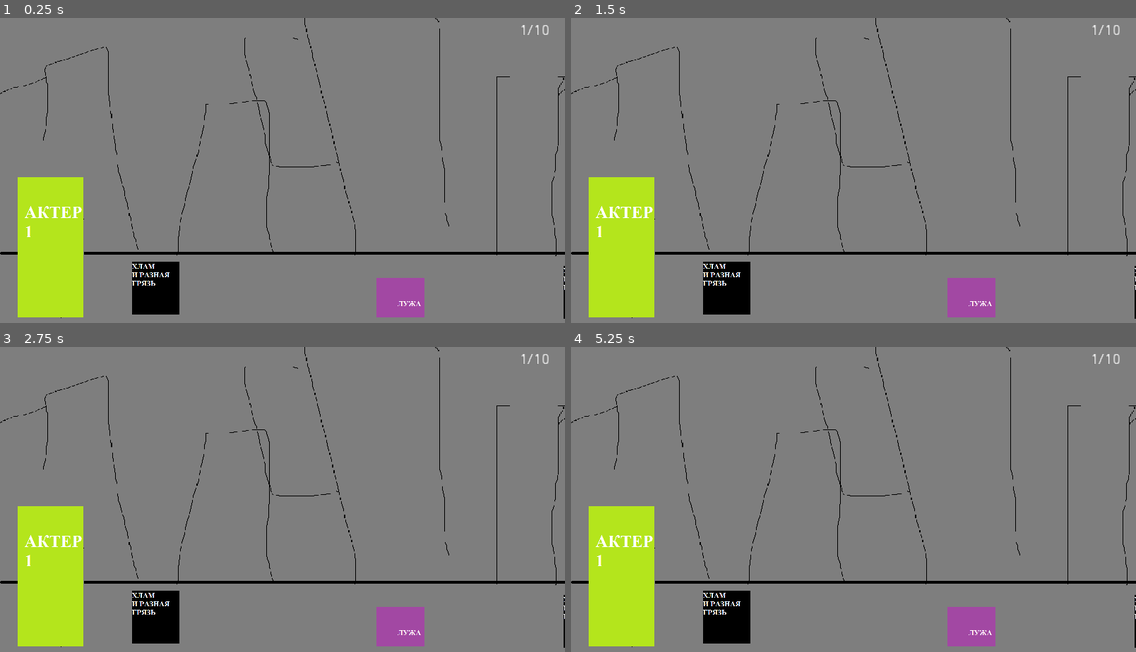
Above: before the commit, frames 1-4 (two rows, left to right).
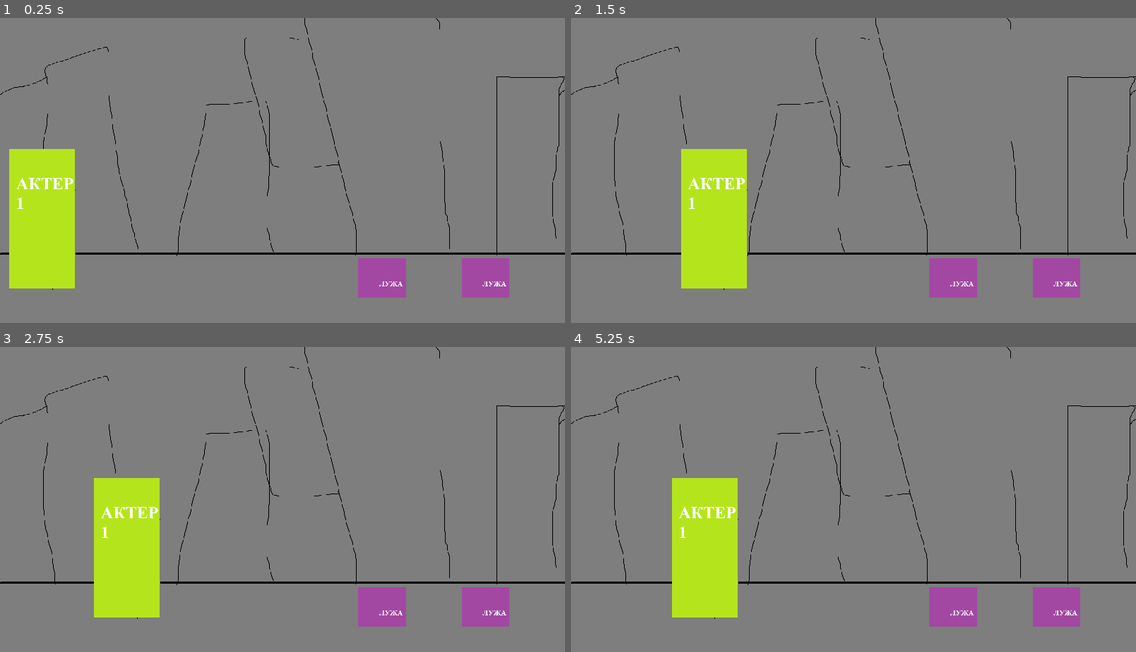
Above: after the commit, the same moments.

Repository: Miracle-Frontier/Horny
Game: Godot game, scene res://cleaner/world/world.tscn
The game is run twice, just before and just after one commit, with the same random seed, the same clock (stepped at 60 frames per second) and the same inputs. Before the commit the project starts from res://Main.tscn.
Inputs (mouse positions are in pixels of both pictures, inside the frame that each line leads up to):
- Up to frame 1 (0.25 s): no input
- Up to frame 2 (1.5 s): tap Enter at 0.5 s; move the mouse to (825, 240) at 0.52 s; hold Right (ui_right) from 0.53 s (still down); click (825, 240) at 0.67 s; move the mouse to (1023, 225) at 1.27 s; click (1023, 225) at 1.42 s
- Up to frame 3 (2.75 s): move the mouse to (113, 456) at 2.02 s; release Right (ui_right) at 2.03 s; hold Left (ui_left) from 2.03 s (still down); click (113, 456) at 2.17 s
- Up to frame 4 (5.25 s): move the mouse to (881, 505) at 2.77 s; click (881, 505) at 2.92 s; move the mouse to (768, 426) at 3.52 s; click (768, 426) at 3.67 s; tap Space at 4.25 s; move the mouse to (977, 490) at 4.27 s; release Left (ui_left) at 4.28 s; hold Right (ui_right) from 4.28 s (still down); click (977, 490) at 4.42 s; move the mouse to (740, 520) at 5.02 s; click (740, 520) at 5.17 s

The runs differ from the first frame. In frame 1, 8.6% of the frame differs, in the area x 0-100%, y 0-99%; in frame 2, 15%; in frame 3, 15%; in frame 4, 15%.

Commit message:
hero men

Diff:
--- /dev/null
+++ b/cleaner/broom/broom.gd
@@ -0,0 +1,65 @@
+extends Sprite
+
+const TWEEN_DURATION: float = 0.4
+
+enum State { IDLE =1,  CLEARING = 2}
+
+var order:Array = []
+var current_state = State.IDLE
+var current_garbage:Node2D
+var start_position:Vector2
+
+func _ready() -> void:
+	start_position = global_position
+	modulate.a = 0.0
+
+
+func clear(garbage: Node2D):
+	if is_in_order(garbage): return
+	order.append(garbage)
+
+
+func is_in_order(garbage: Node2D) -> bool:
+	for current in order:
+		if current == garbage: return true
+	return false
+
+
+func _physics_process(delta: float) -> void:
+	if current_state == State.IDLE and not order.empty():
+		current_state = State.CLEARING
+		var last_index:int  = order.size() - 1
+		var current_garbage:Node2D = order[last_index]
+		order.remove(last_index)
+		handle_clear(current_garbage)
+
+
+func handle_clear(garbage: Node2D) -> void:
+	current_garbage = garbage
+	twin_show()
+	global_position = garbage.global_position
+	$AnimationPlayer.play("clear")
+
+
+func cleared() -> void:
+	$AnimationPlayer.play("RESET")
+	if not current_garbage == null:
+		current_garbage.queue_free()
+		current_garbage = null
+	current_state = State.IDLE
+	yield(twin_hide(), "finished")
+	global_position = global_position
+
+
+func twin_show(duration: float = TWEEN_DURATION) -> SceneTreeTween:
+	var tween:SceneTreeTween = create_tween()
+	tween.set_trans(Tween.TRANS_CUBIC)
+	tween.tween_property(self, "modulate:a", 1.0, duration)
+	return tween
+
+
+func twin_hide(duration: float = TWEEN_DURATION) -> SceneTreeTween:
+	var tween:SceneTreeTween = create_tween()
+	tween.set_trans(Tween.TRANS_CUBIC)
+	tween.tween_property(self, "modulate:a", 0.0, duration)
+	return tween
--- /dev/null
+++ b/cleaner/broom/broom.tscn
@@ -0,0 +1,72 @@
+[gd_scene load_steps=5 format=2]
+
+[ext_resource path="res://assets/broom.png" type="Texture" id=1]
+[ext_resource path="res://cleaner/broom/broom.gd" type="Script" id=2]
+
+[sub_resource type="Animation" id=1]
+length = 0.001
+tracks/0/type = "value"
+tracks/0/path = NodePath(".:rotation_degrees")
+tracks/0/interp = 1
+tracks/0/loop_wrap = true
+tracks/0/imported = false
+tracks/0/enabled = true
+tracks/0/keys = {
+"times": PoolRealArray( 0 ),
+"transitions": PoolRealArray( 1 ),
+"update": 0,
+"values": [ 0.0 ]
+}
+tracks/1/type = "value"
+tracks/1/path = NodePath(".:position")
+tracks/1/interp = 1
+tracks/1/loop_wrap = true
+tracks/1/imported = false
+tracks/1/enabled = true
+tracks/1/keys = {
+"times": PoolRealArray( 0 ),
+"transitions": PoolRealArray( 1 ),
+"update": 0,
+"values": [ Vector2( 0, 0 ) ]
+}
+
+[sub_resource type="Animation" id=2]
+resource_name = "clear"
+length = 0.5
+tracks/0/type = "value"
+tracks/0/path = NodePath(".:rotation_degrees")
+tracks/0/interp = 1
+tracks/0/loop_wrap = true
+tracks/0/imported = false
+tracks/0/enabled = true
+tracks/0/keys = {
+"times": PoolRealArray( 0, 0.1, 0.2, 0.3, 0.4, 0.5 ),
+"transitions": PoolRealArray( 1, 1, 1, 1, 1, 1 ),
+"update": 0,
+"values": [ 12.6073, -15.892, 17.5333, -17.9639, 16.065, -24.3001 ]
+}
+tracks/1/type = "method"
+tracks/1/path = NodePath(".")
+tracks/1/interp = 1
+tracks/1/loop_wrap = true
+tracks/1/imported = false
+tracks/1/enabled = true
+tracks/1/keys = {
+"times": PoolRealArray( 0.5 ),
+"transitions": PoolRealArray( 1 ),
+"values": [ {
+"args": [  ],
+"method": "cleared"
+} ]
+}
+
+[node name="Broom" type="Sprite"]
+z_index = 1
+texture = ExtResource( 1 )
+offset = Vector2( 0, 60 )
+script = ExtResource( 2 )
+
+[node name="AnimationPlayer" type="AnimationPlayer" parent="."]
+autoplay = "RESET"
+anims/RESET = SubResource( 1 )
+anims/clear = SubResource( 2 )
--- /dev/null
+++ b/cleaner/city/city.gd
@@ -0,0 +1,76 @@
+extends Node2D
+
+const min_distance:float = 250.0
+export var garbage_count:int = 2
+onready var garbage_provider:Node = $GarbageProvider
+onready var bound_min:Position2D = $SpawnBound/Min
+onready var bound_max:Position2D = $SpawnBound/Max
+onready var player:KinematicBody2D = $Player
+onready var broom:Node2D = $Broom
+
+func _ready() -> void:
+	randomize()
+	set_player_to_random_position()
+	var garbages:Array = create_garbages()
+	put_garbages_to_random_positions(garbages)
+
+
+func set_player_to_random_position() -> void:
+	var position:Vector2 = player.global_position
+	position.x = get_random_x_position()
+	player.global_position = position
+
+
+func create_garbages() -> Array:
+	var garbages:Array = []
+
+	for i in garbage_count:
+		var garbage:Node2D = garbage_provider.get_random_garbage();
+		garbage.connect("need_clear", self, "clear_garbage")
+		garbage.position.y = bound_min.global_position.y
+		garbages.append(garbage)
+
+	return garbages
+
+func clear_garbage(garbage: Node2D) -> void:
+	print("Clear garbage!")
+	garbage.set_blocked()
+	broom.clear(garbage)
+
+
+func put_garbages_to_random_positions(garbages: Array) -> void:
+	for garbage in garbages:
+		 put_garbages_to_random_position(garbage)
+
+
+
+func put_garbages_to_random_position(garbage: Node2D) -> void:
+	var player_x_pos = player.global_position.x
+
+	while true:
+		var pos_x:float = get_random_x_position()
+		if abs(player_x_pos - pos_x) > min_distance:
+			garbage.position.x = pos_x
+			break
+
+	call_deferred("add_child", garbage)
+
+
+func normalize_x_position(position_x: float) -> float:
+	var bound:Vector2 = get_spawn_bound();
+	return normalize_value(position_x, bound.x, bound.y)
+
+
+func normalize_value(value:float, rangeStart:float, rangeEnd:float) -> float:
+	return (value - rangeStart) / (rangeEnd - rangeStart);
+
+
+func get_random_x_position() -> float:
+	var bound:Vector2 = get_spawn_bound();
+	return rand_range(bound.x, bound.y);
+
+# мне не нравится использовать тут вектор
+func get_spawn_bound() -> Vector2:
+	var min_x:float  = bound_min.global_position.x
+	var max_x:float = bound_max.global_position.x
+	return Vector2(min_x, max_x)
--- /dev/null
+++ b/cleaner/city/city.tscn
@@ -0,0 +1,63 @@
+[gd_scene load_steps=12 format=2]
+
+[ext_resource path="res://DvornikScene/city.png" type="Texture" id=1]
+[ext_resource path="res://cleaner/player/player.tscn" type="PackedScene" id=2]
+[ext_resource path="res://cleaner/garbage/garbage_provider.tscn" type="PackedScene" id=3]
+[ext_resource path="res://cleaner/city/city.gd" type="Script" id=4]
+[ext_resource path="res://cleaner/garbage/scrub.tscn" type="PackedScene" id=5]
+[ext_resource path="res://cleaner/garbage/puddle.tscn" type="PackedScene" id=6]
+[ext_resource path="res://cleaner/broom/broom.tscn" type="PackedScene" id=7]
+
+[sub_resource type="RectangleShape2D" id=1]
+extents = Vector2( 38, 410 )
+
+[sub_resource type="RectangleShape2D" id=2]
+extents = Vector2( 44.875, 408.5 )
+
+[sub_resource type="RectangleShape2D" id=3]
+extents = Vector2( 801.5, 87.5 )
+
+[sub_resource type="RectangleShape2D" id=4]
+extents = Vector2( 802.5, 26.5 )
+
+[node name="City" type="Node2D"]
+script = ExtResource( 4 )
+
+[node name="Sprite" type="Sprite" parent="."]
+position = Vector2( 800.5, 450.5 )
+scale = Vector2( 0.999375, 1.00111 )
+texture = ExtResource( 1 )
+
+[node name="StaticBody2D" type="StaticBody2D" parent="."]
+
+[node name="CollisionShape2D" type="CollisionShape2D" parent="StaticBody2D"]
+position = Vector2( -38, 410 )
+shape = SubResource( 1 )
+
+[node name="CollisionShape2D5" type="CollisionShape2D" parent="StaticBody2D"]
+position = Vector2( 1647.12, 393 )
+shape = SubResource( 2 )
+
+[node name="CollisionShape2D3" type="CollisionShape2D" parent="StaticBody2D"]
+position = Vector2( 800, 859 )
+shape = SubResource( 3 )
+
+[node name="CollisionShape2D4" type="CollisionShape2D" parent="StaticBody2D"]
+position = Vector2( 800.5, -28 )
+shape = SubResource( 4 )
+
+[node name="Player" parent="." instance=ExtResource( 2 )]
+position = Vector2( 275, 415 )
+
+[node name="GarbageProvider" parent="." instance=ExtResource( 3 )]
+garbages = [ ExtResource( 6 ), ExtResource( 5 ) ]
+
+[node name="SpawnBound" type="Node2D" parent="."]
+
+[node name="Min" type="Position2D" parent="SpawnBound"]
+position = Vector2( 55, 737 )
+
+[node name="Max" type="Position2D" parent="SpawnBound"]
+position = Vector2( 1521, 732 )
+
+[node name="Broom" parent="." instance=ExtResource( 7 )]
--- /dev/null
+++ b/cleaner/garbage/garbage.gd
@@ -0,0 +1,38 @@
+extends KinematicBody2D
+
+const LEFT_MOUSE:int = 1;
+signal need_clear
+onready var mouse_icon = $TextureRect
+var blocked:bool = false
+var active:bool = false
+
+func _ready() -> void:
+	pass
+
+
+func _on_Area2D_body_entered(body: Node) -> void:
+	if blocked: return
+	var tween:SceneTreeTween = create_tween()
+	tween.set_trans(Tween.TRANS_CUBIC)
+	tween.tween_property(mouse_icon, "modulate:a", 1.0, 0.5)
+	yield(tween, "finished")
+	active = true
+
+
+func _on_Area2D_body_exited(body: Node) -> void:
+	if blocked: return
+	active = false
+	var tween:SceneTreeTween = create_tween()
+	tween.set_trans(Tween.TRANS_CUBIC)
+	tween.tween_property(mouse_icon, "modulate:a", 0.0, 0.5)
+
+
+func _on_TextureRect_gui_input(event: InputEvent) -> void:
+	if blocked or not active: return
+	if event is InputEventMouseButton:
+		if event.is_pressed() and event.get_button_index() == LEFT_MOUSE:
+			emit_signal("need_clear", self)
+
+
+func set_blocked():
+	blocked = true
--- /dev/null
+++ b/cleaner/garbage/garbage.tscn
@@ -0,0 +1,39 @@
+[gd_scene load_steps=5 format=2]
+
+[ext_resource path="res://cleaner/garbage/garbage.gd" type="Script" id=2]
+[ext_resource path="res://assets/mouse.png" type="Texture" id=3]
+
+[sub_resource type="RectangleShape2D" id=1]
+extents = Vector2( 67, 68 )
+
+[sub_resource type="CapsuleShape2D" id=2]
+radius = 60.0
+height = 284.0
+
+[node name="Garbage" type="KinematicBody2D"]
+script = ExtResource( 2 )
+
+[node name="CollisionShape2D" type="CollisionShape2D" parent="."]
+position = Vector2( -2, -2 )
+shape = SubResource( 1 )
+
+[node name="Area2D" type="Area2D" parent="."]
+collision_layer = 2
+collision_mask = 2
+
+[node name="CollisionShape2D" type="CollisionShape2D" parent="Area2D"]
+rotation = -1.5708
+shape = SubResource( 2 )
+
+[node name="TextureRect" type="TextureRect" parent="."]
+modulate = Color( 1, 1, 1, 0 )
+margin_left = -54.0
+margin_top = -225.0
+margin_right = 158.0
+margin_bottom = 12.0
+rect_scale = Vector2( 0.5, 0.5 )
+texture = ExtResource( 3 )
+
+[connection signal="body_entered" from="Area2D" to="." method="_on_Area2D_body_entered"]
+[connection signal="body_exited" from="Area2D" to="." method="_on_Area2D_body_exited"]
+[connection signal="gui_input" from="TextureRect" to="." method="_on_TextureRect_gui_input"]
--- /dev/null
+++ b/cleaner/garbage/garbage_provider.gd
@@ -0,0 +1,9 @@
+extends Node
+
+
+export(Array, PackedScene) var garbages = []
+
+
+func get_random_garbage() -> Node2D:
+	var garbage = garbages[randi() % garbages.size()].instance()
+	return garbage
--- /dev/null
+++ b/cleaner/garbage/garbage_provider.tscn
@@ -0,0 +1,6 @@
+[gd_scene load_steps=2 format=2]
+
+[ext_resource path="res://cleaner/garbage/garbage_provider.gd" type="Script" id=1]
+
+[node name="GarbageProvider" type="Node"]
+script = ExtResource( 1 )
--- /dev/null
+++ b/cleaner/garbage/puddle.tscn
@@ -0,0 +1,9 @@
+[gd_scene load_steps=3 format=2]
+
+[ext_resource path="res://assets/puddle.png" type="Texture" id=1]
+[ext_resource path="res://cleaner/garbage/garbage.tscn" type="PackedScene" id=2]
+
+[node name="Garbage" instance=ExtResource( 2 )]
+
+[node name="Sprite" type="Sprite" parent="." index="3"]
+texture = ExtResource( 1 )
--- /dev/null
+++ b/cleaner/garbage/scrub.tscn
@@ -0,0 +1,9 @@
+[gd_scene load_steps=3 format=2]
+
+[ext_resource path="res://cleaner/garbage/garbage.tscn" type="PackedScene" id=1]
+[ext_resource path="res://assets/garbage.png" type="Texture" id=2]
+
+[node name="Garbage" instance=ExtResource( 1 )]
+
+[node name="Sprite" type="Sprite" parent="." index="3"]
+texture = ExtResource( 2 )
--- /dev/null
+++ b/cleaner/player/player.gd
@@ -0,0 +1,11 @@
+extends KinematicBody2D
+
+export var speed:float = 300
+
+func _physics_process(delta: float) -> void:
+	var direction = Vector2(0,10)
+	if Input.is_action_pressed("ui_left"):
+		direction.x = -1
+	elif Input.is_action_pressed("ui_right"):
+		direction.x = 1;
+	move_and_slide(direction * speed)
--- /dev/null
+++ b/cleaner/player/player.tscn
@@ -0,0 +1,20 @@
+[gd_scene load_steps=4 format=2]
+
+[ext_resource path="res://assets/actor1.png" type="Texture" id=1]
+[ext_resource path="res://cleaner/player/player.gd" type="Script" id=2]
+
+[sub_resource type="RectangleShape2D" id=1]
+extents = Vector2( 94, 200 )
+
+[node name="Player" type="KinematicBody2D"]
+collision_layer = 2
+collision_mask = 3
+script = ExtResource( 2 )
+
+[node name="Sprite" type="Sprite" parent="."]
+position = Vector2( 0, -100 )
+texture = ExtResource( 1 )
+
+[node name="CollisionShape2D" type="CollisionShape2D" parent="."]
+position = Vector2( 0, -100 )
+shape = SubResource( 1 )
--- /dev/null
+++ b/cleaner/world/world.tscn
@@ -0,0 +1,7 @@
+[gd_scene load_steps=2 format=2]
+
+[ext_resource path="res://cleaner/city/city.tscn" type="PackedScene" id=1]
+
+[node name="World" type="Node2D"]
+
+[node name="City" parent="." instance=ExtResource( 1 )]
--- a/project.godot
+++ b/project.godot
@@ -11,7 +11,7 @@
 [application]
 
 config/name="JiraGodot"
-run/main_scene="res://Main.tscn"
+run/main_scene="res://cleaner/world/world.tscn"
 boot_splash/show_image=false
 boot_splash/bg_color=Color( 0, 0, 0, 1 )
 
@@ -52,6 +52,10 @@
 "svg/scale": 1.0
 }
 
+[mono]
+
+project/assembly_name="JiraGodot"
+
 [physics]
 
 common/enable_pause_aware_picking=true
Binary file added: assets/actor1.png
Not shown, added: assets/actor1.png.import
Binary file added: assets/broom.png
Not shown, added: assets/broom.png.import
Binary file added: assets/city.png
Not shown, added: assets/city.png.import
Binary file added: assets/garbage.png
Not shown, added: assets/garbage.png.import
Binary file added: assets/mouse.png
Not shown, added: assets/mouse.png.import
Binary file added: assets/puddle.png
Not shown, added: assets/puddle.png.import
